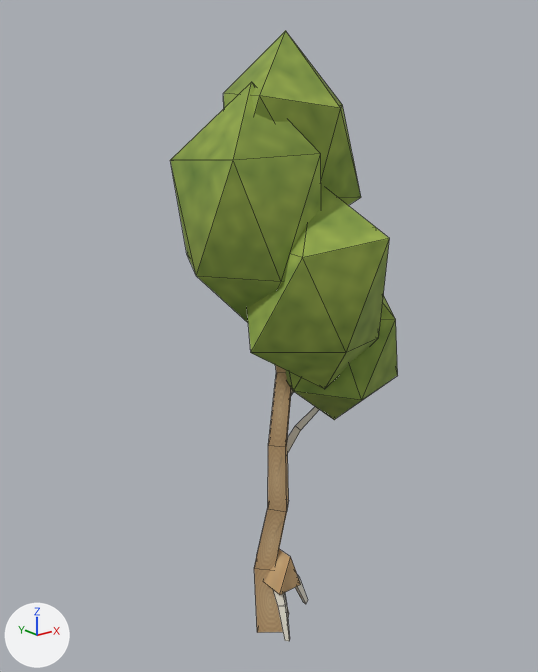
Renders of the FBX model Export/LOD/Forest/SM_Tree_Birch_Small01_LOD1.fbx from each side of a commit.
One viewpoint serves both versions: a camera (50 mm lens) standing at (-7.75, -9.56, 9.33) and looking at (-0.28, -0.22, 5.59). The axes (+X, +Y, +Z) are drawn at lower left. The lights are the same throughout. The older version comes first. Mesh edges are drawn as thin lines. Where no turn or scale is listed for an object, it has been applied to the vertices.

The first picture shows 'SM_Tree_Birch_Small01_LOD1'.
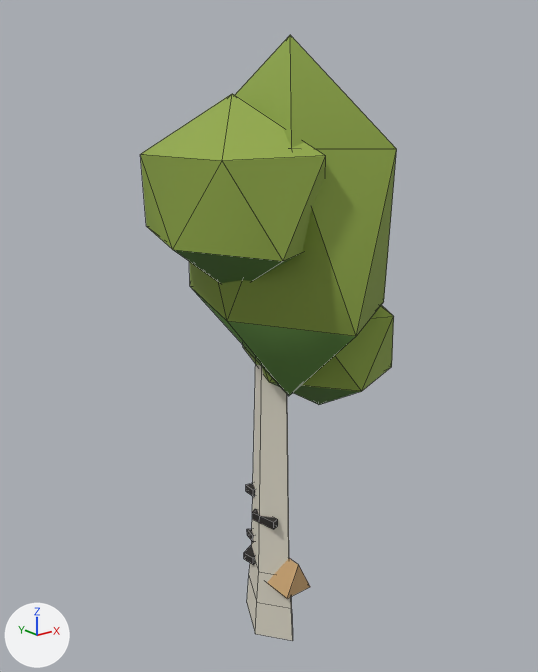
What differs and where, as boxes [x1, y1, x2, y2] in the pictures (538 x 672 px; the box of a moved part takes in the faces that stretch with it):
'SM_Tree_Birch_Small01_LOD1', reshaped (13% wider): before [170, 30, 398, 641]; after [140, 35, 397, 641]
part 1 of me_sm_tree_birch_small01_lod1, moved or reshaped: before [264, 549, 300, 595]; after [267, 558, 310, 599]
part 2 of me_sm_tree_birch_small01_lod1, rebuilt: before [254, 365, 291, 633]; after [247, 364, 293, 641]
part 3 of me_sm_tree_birch_small01_lod1, rebuilt (23% wider, 21% shorter): before [170, 82, 321, 323]; after [140, 94, 326, 283]
part 4 of me_sm_tree_birch_small01_lod1, rebuilt: before [285, 295, 398, 420]; after [243, 305, 394, 405]
part 5 of me_sm_tree_birch_small01_lod1, rebuilt (45% wider, 79% taller): before [247, 188, 390, 389]; after [189, 35, 397, 396]
part 6 of me_sm_tree_birch_small01_lod1, deleted: before [223, 30, 361, 641]
part 7 of me_sm_tree_birch_small01_lod1, added: after [244, 483, 278, 565]

Diff of the bpy script that builds the scene:
```diff
--- a/Export/LOD/Forest/SM_Tree_Birch_Small01_LOD1.fbx.py
+++ b/Export/LOD/Forest/SM_Tree_Birch_Small01_LOD1.fbx.py
@@ me_sm_tree_birch_small01_lod1 @@
 # used by ob_sm_tree_birch_small01_lod1; location = (0.0, 0.0, 0.0)
-me_sm_tree_birch_small01_lod1.from_pydata(...)  # 136 vertices, 160 faces; spans x -2.06..1.72, y -2.52..0.42, z -0.43..10.35
+me_sm_tree_birch_small01_lod1.from_pydata(...)  # 90 vertices, 103 faces; spans x -2.44..1.93, y -2.49..1.55, z -0.44..10.27
+# me_sm_tree_birch_small01_lod1 part 1: the loose piece of 6 vertices spanning x -0.26..0.26, y -0.51..-0.01, z 0.65..1.35 is scaled about its middle by (1.1, 1.34, 0.862), then moved by (0.01, -0.14, 0.01)
+# me_sm_tree_birch_small01_lod1 part 2: the loose piece of 28 vertices spanning x -0.4..0.4, y -0.71..0.4, z -0.43..7.68 is rebuilt with 16 vertices and now spans x -0.44..0.49, y -0.6..0.85, z -0.44..8.26
+# me_sm_tree_birch_small01_lod1 part 3: the loose piece of 12 vertices spanning x -2.06..0.07, y -1.76..0.3, z 5.97..9.61 is rebuilt with 12 vertices and now spans x -2.44..-0.17, y -2.18..1.19, z 6.58..9.45
+# me_sm_tree_birch_small01_lod1 part 4: the loose piece of 12 vertices spanning x -0.33..1.72, y -1.99..0.03, z 4.04..6.99 is rebuilt with 12 vertices and now spans x -0.39..1.93, y -1.71..1.55, z 4.14..6.76
+# me_sm_tree_birch_small01_lod1 part 5: the loose piece of 12 vertices spanning x -1.52..0.95, y -2.52..-0.16, z 4.99..8.27 is rebuilt with 12 vertices and now spans x -1.6..1.09, y -2.49..1.5, z 4.67..10.27
+# me_sm_tree_birch_small01_lod1 part 6: 6 loose pieces with 66 vertices, spanning x -1.4..0.87, y -1.54..0.42, z -0.26..10.35, are deleted
+# me_sm_tree_birch_small01_lod1 part 7
+# 16 vertices are added at x -0.37..0.34, y -0.35..0.75, z 0.85..2.25
+# 16 new vertices lie (0.0, 0.0, 0.14) away from vertices in x -0.37..0.34, y -0.35..0.75, z 0.85..2.25
+# 24 new faces join them
 me_sm_tree_birch_small01_lod1.materials.append(mat_m_survivalatlas_embed)
```
